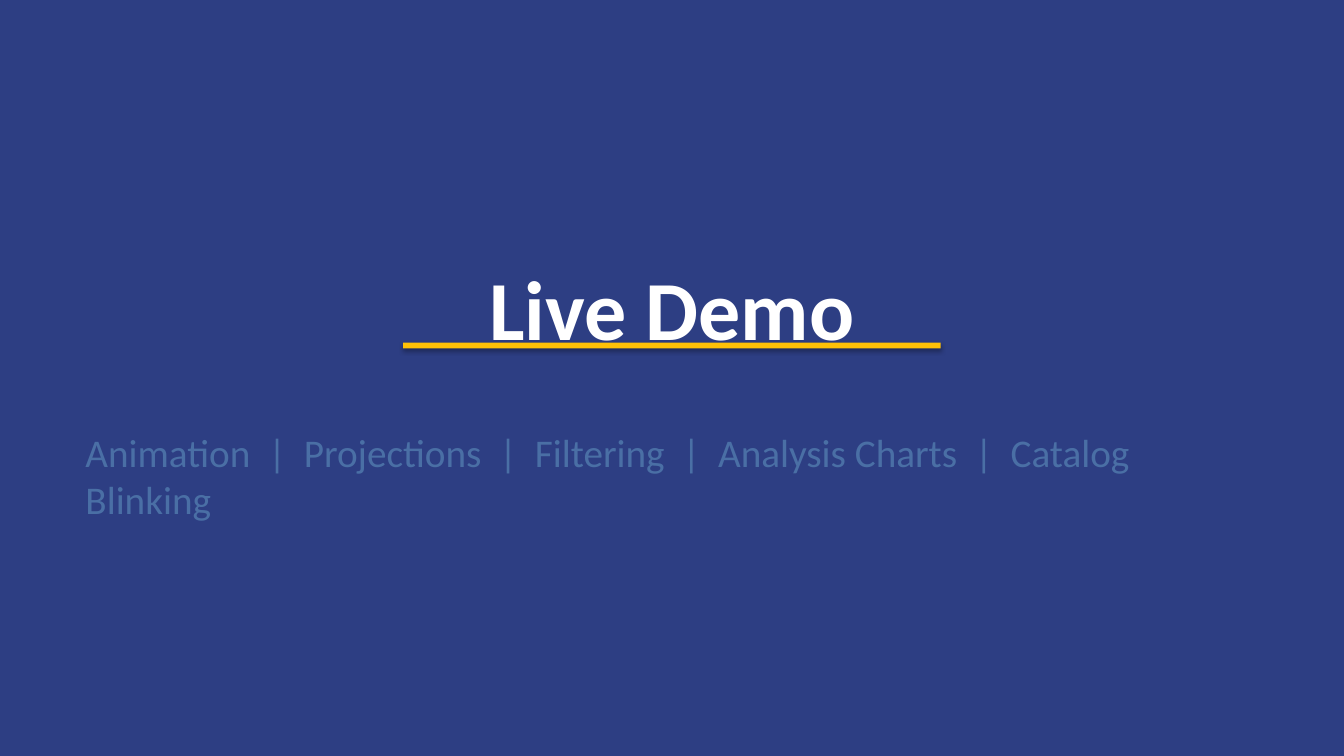
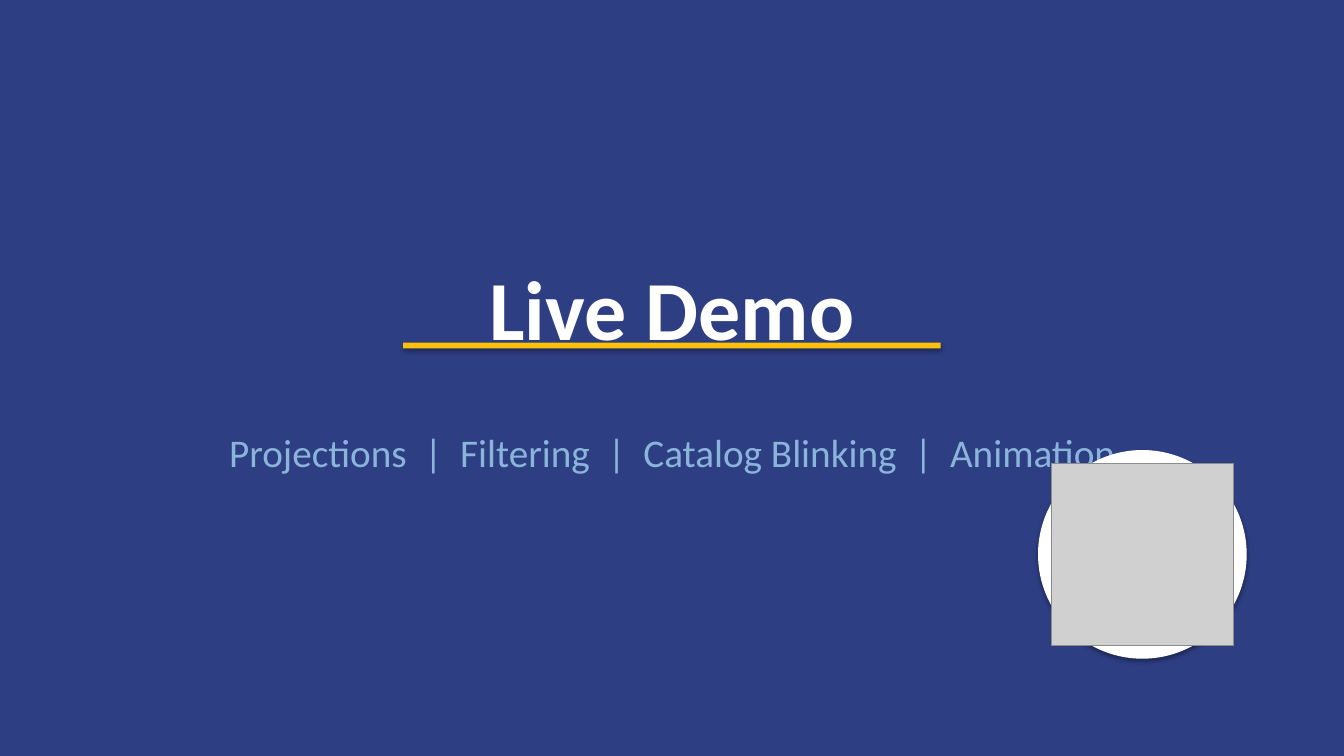
Before and after one commit to rlseaman/neolyzer, a slide deck: slide 10 of presentations/NEOlyzer_Demo.pptx (slide 9 before the commit). Drawn at 1344x756 pixels with LibreOffice and Linux fonts; fonts in the diff are those of the drawing; grey boxes stand for pictures. Boxes give left, top, right and bottom in pixels: in the first picture for what was removed or moved away, otherwise in the second. Text is boxed around its words. In the diff, an @@ line names an element or a change of style, - is before the commit and + after.

```diff
--- a/presentations/NEOlyzer_Demo.pptx
+++ b/presentations/NEOlyzer_Demo.pptx
@@ text at box(229, 440, 1115, 477): text changed; text colour #4A6FA5 to #8AB4D9 @@
-Animation | Projections | Filtering | Analysis Charts | Catalog Blinking
+Projections | Filtering | Catalog Blinking | Animation
@@ ellipse added at box(1038, 450, 1247, 658), fill #FFFFFF @@
@@ picture added at box(1052, 464, 1233, 645) @@
```
Also in this commit, not shown: 8 other slides changed, 1 other file.
